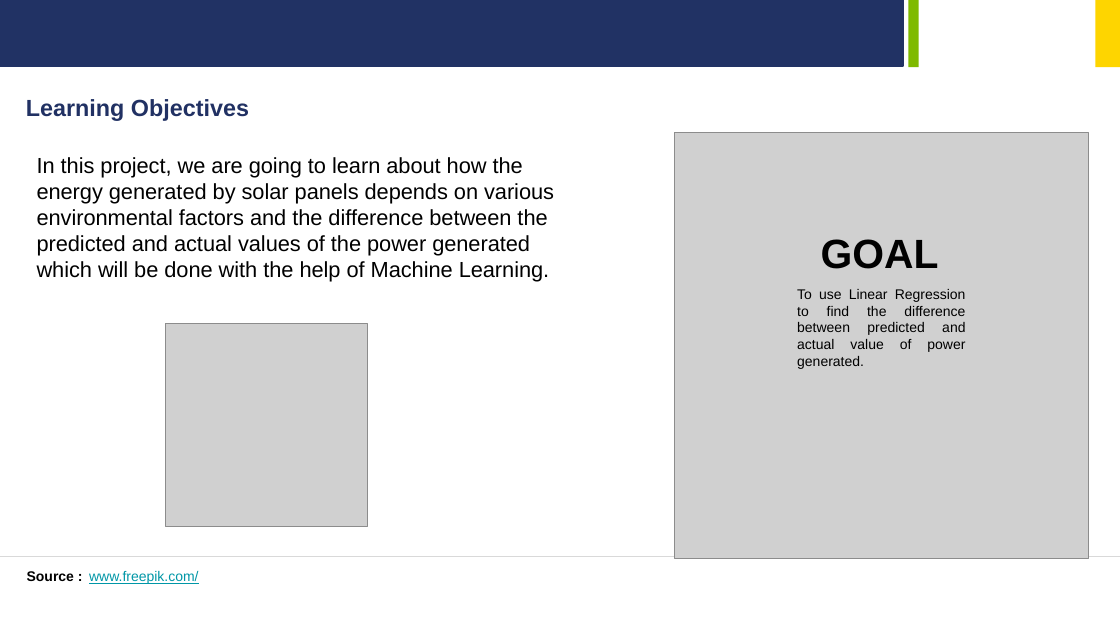
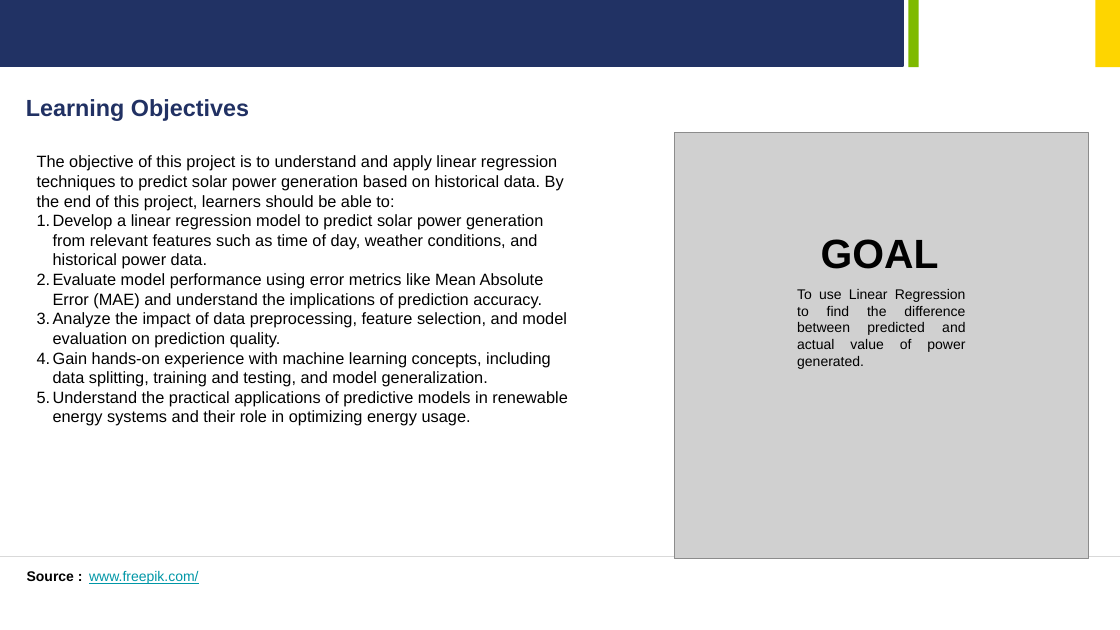
Before and after one commit to shiroyasha2310/Week-1, a slide deck: slide 2 of Solar Power Prediction/Predicting Solar Power using Linear Regression.pptx. Drawn at 1120x630 pixels with LibreOffice and Linux fonts; fonts in the diff are those of the drawing; grey boxes stand for pictures; background and template pictures are left out. Boxes give left, top, right and bottom in pixels: in the first picture for what was removed or moved away, otherwise in the second. Text is boxed around its words. In the diff, an @@ line names an element or a change of style, - is before the commit and + after.

```diff
--- a/Solar Power Prediction/Predicting Solar Power using Linear Regression.pptx
+++ b/Solar Power Prediction/Predicting Solar Power using Linear Regression.pptx
@@ text at (x1=37, y1=155, x2=567, y2=426): text changed; size 18.7 to 14 pt @@
-In this project, we are going to learn about how the energy generated by solar panels depends on various environmental factors and the difference between the predicted and actual values of the power generated which will be done with the help of Machine Learning.
+The objective of this project is to understand and apply linear regression techniques to predict solar power generation based on historical data. By the end of this project, learners should be able to:
+1. Develop a linear regression model to predict solar power generation from relevant features such as time of day, weather conditions, and historical power data.
+2. Evaluate model performance using error metrics like Mean Absolute Error (MAE) and understand the implications of prediction accuracy.
+3. Analyze the impact of data preprocessing, feature selection, and model evaluation on prediction quality.
+4. Gain hands-on experience with machine learning concepts, including data splitting, training and testing, and model generalization.
+5. Understand the practical applications of predictive models in renewable energy systems and their role in optimizing energy usage.
@@ picture removed at (x1=166, y1=324, x2=368, y2=527) @@
```
Also in this commit, not shown: 4 other slides changed.
